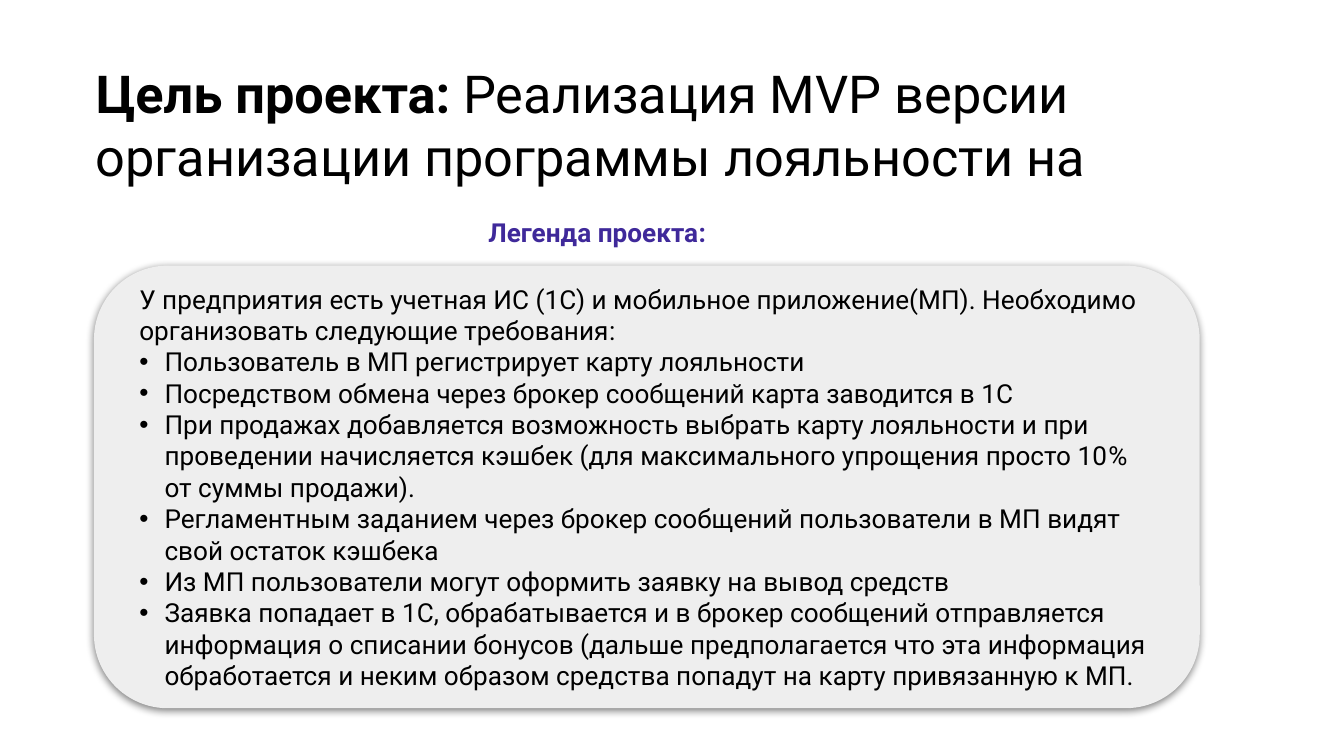
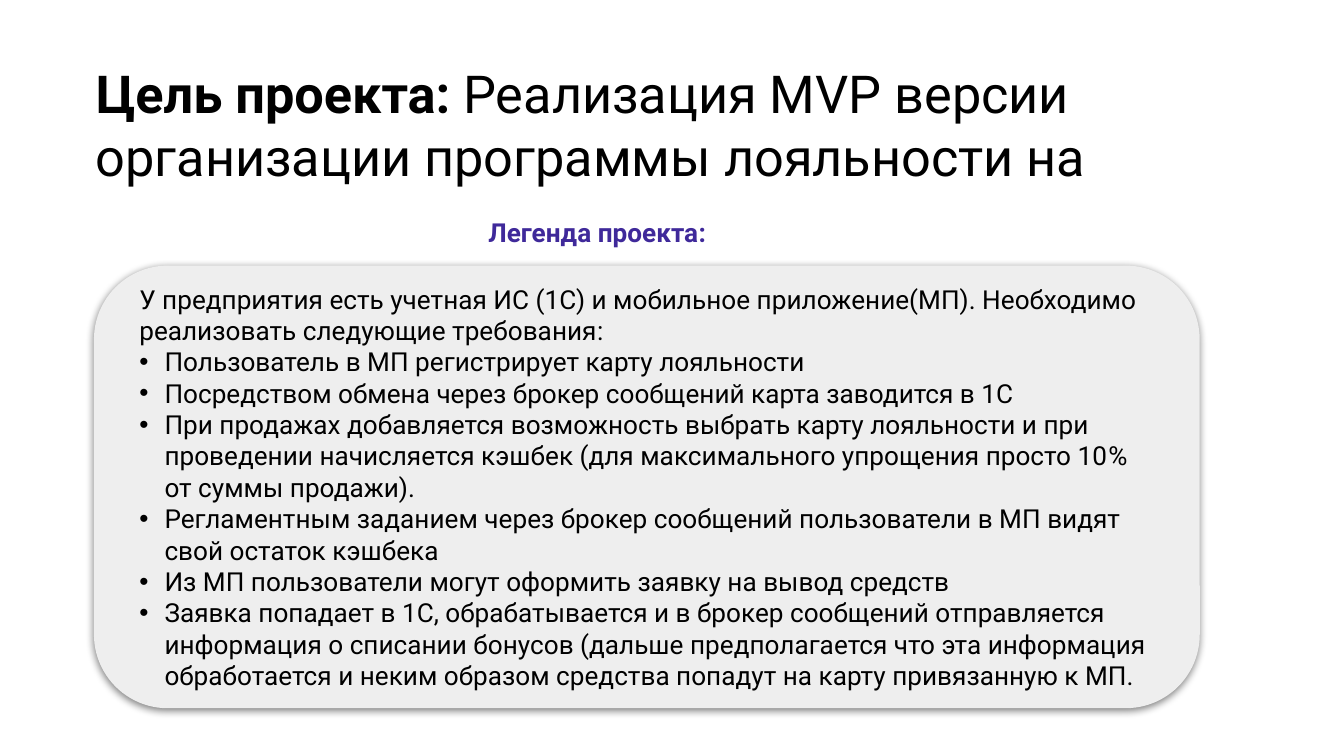
Before and after one commit to Shkuryn/otus_project, a slide deck: slide 5 of doc/СкидочнаяСистема.pptx. Drawn at 1344x756 pixels with LibreOffice and Linux fonts; fonts in the diff are those of the drawing; background and template pictures are left out. Boxes give left, top, right and bottom in pixels: in the first picture for what was removed or moved away, otherwise in the second. Text is boxed around its words. In the diff, an @@ line names an element or a change of style, - is before the commit and + after.

Commit message:
дополнил презентацию

```diff
--- a/doc/СкидочнаяСистема.pptx
+++ b/doc/СкидочнаяСистема.pptx
@@ text in rounded rectangle at (139, 288, 1136, 346): text changed @@
-У предприятия есть учетная ИС (1С) и мобильное приложение(МП). Необходимо организовать следующие требования:
+У предприятия есть учетная ИС (1С) и мобильное приложение(МП). Необходимо реализовать следующие требования:
```
